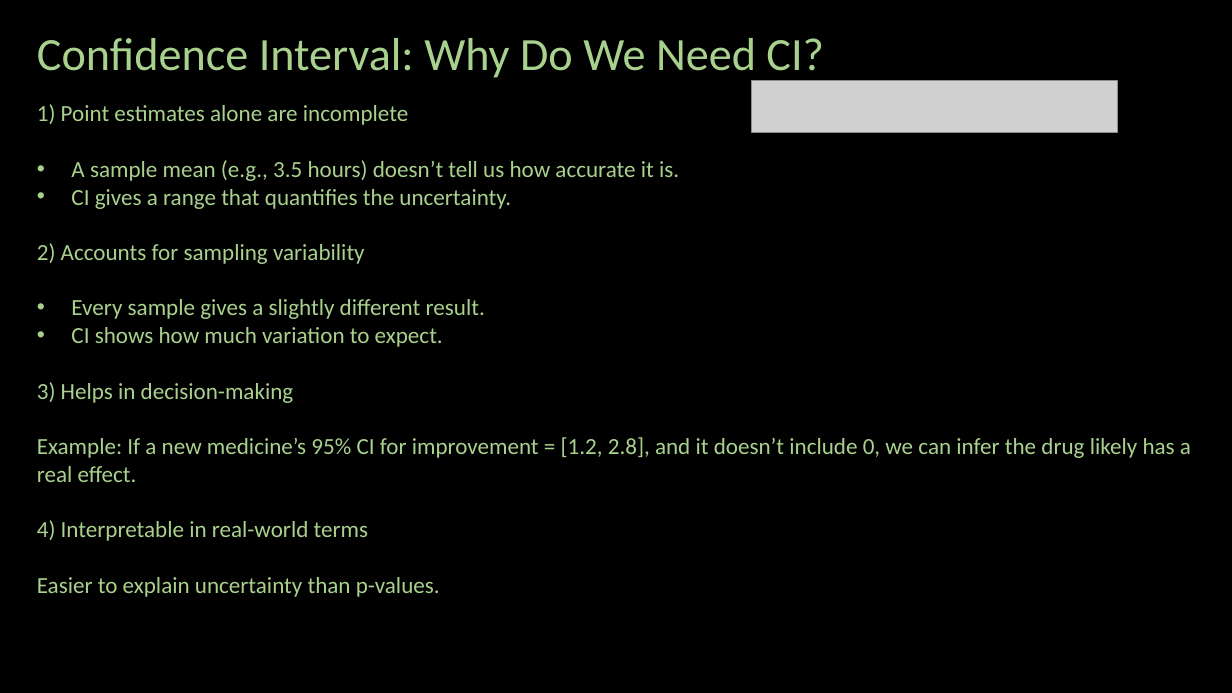
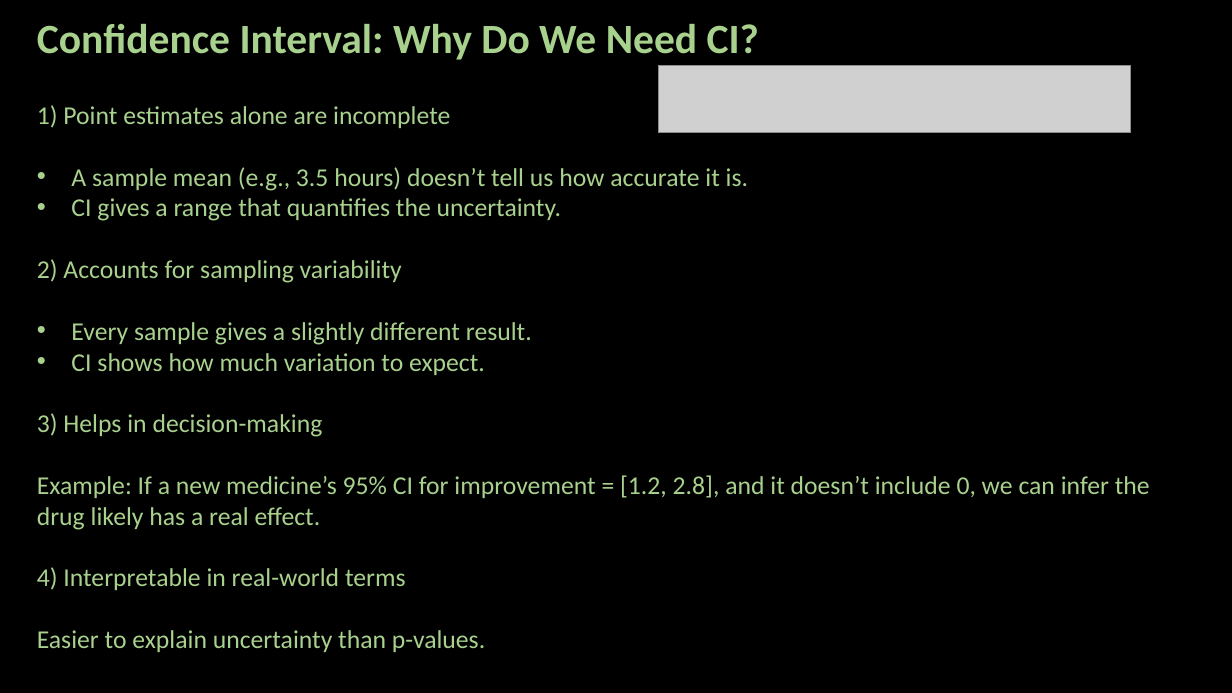
Before and after one commit to ash322ash422/youtube, a slide deck: slide 17 of probability_and_statistics/5_inference/confidence-interval.pptx (slide 12 before the commit). Drawn at 1232x693 pixels with LibreOffice and Linux fonts; fonts in the diff are those of the drawing; grey boxes stand for pictures; background and template pictures are left out. Boxes give left, top, right and bottom in pixels: in the first picture for what was removed or moved away, otherwise in the second. Text is boxed around its words. In the diff, an @@ line names an element or a change of style, - is before the commit and + after.

```diff
--- a/probability_and_statistics/5_inference/confidence-interval.pptx
+++ b/probability_and_statistics/5_inference/confidence-interval.pptx
@@ title "Confidence Interval: Why Do We ..." at <box>37,24,759,60</box>: size 36 to 32.4 pt, bold on @@
@@ picture: place and size @@
-picture at <box>751,80,1117,132</box>
+picture at <box>659,66,1131,132</box>
@@ text "1) Point estimates alone are ..." at <box>37,105,1150,652</box>: size 18 to 20 pt @@
```
Also in this commit, not shown: 8 other slides changed, 5 slides added, 1 slide removed, 33 other files.
